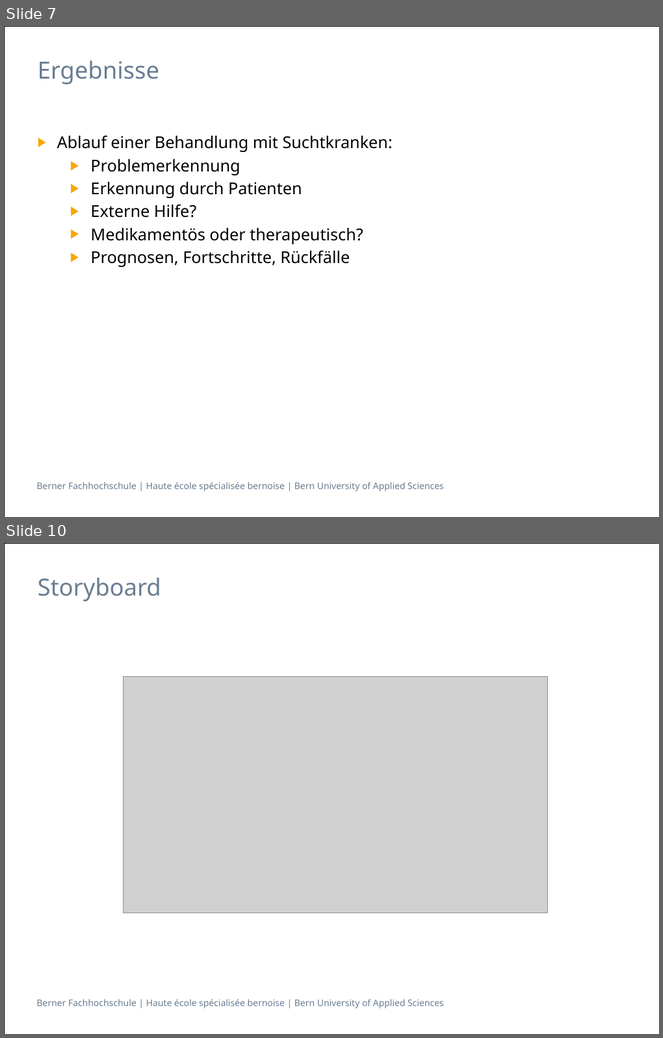
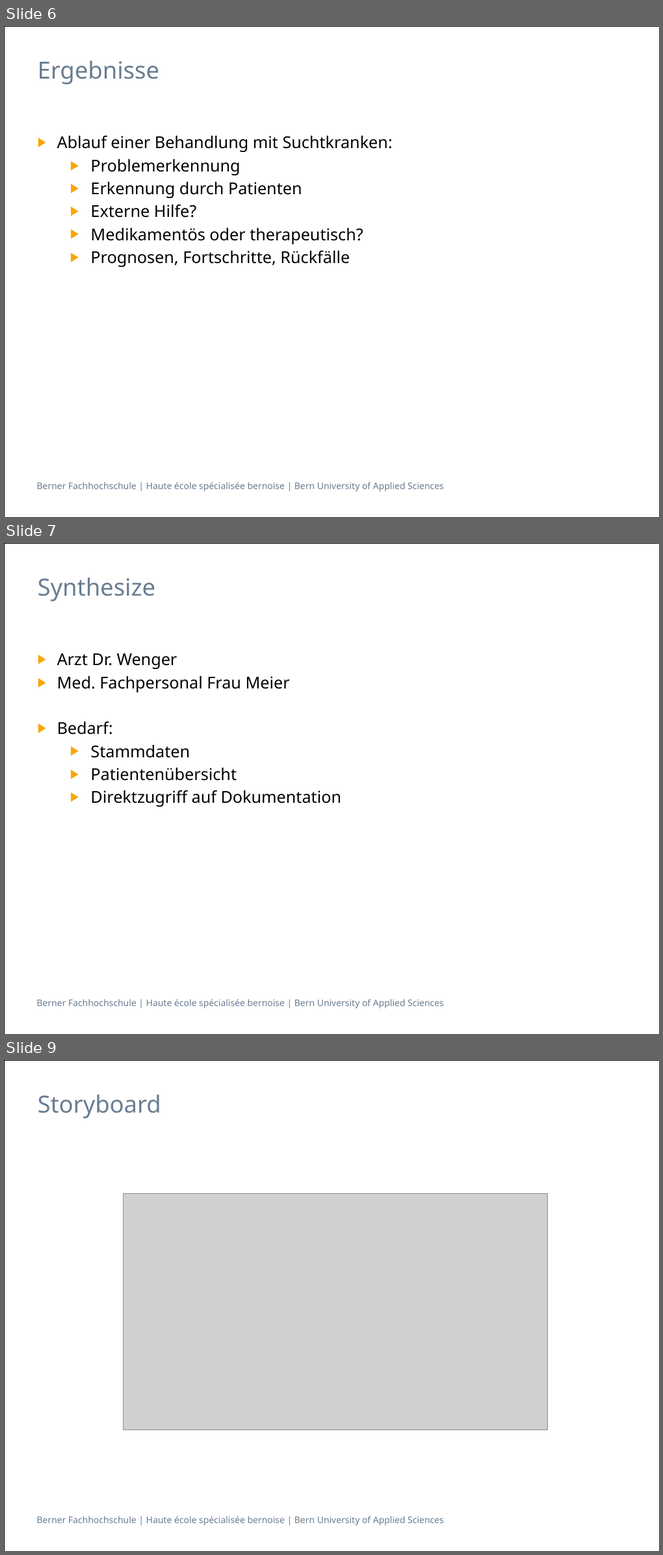
Before and after one commit to sevib1/ch.bfh.btx8081.w2016.blue, a slide deck: doc/CS1/Präsentation_CS1_Task_3_Blau.pptx. Shown one above the other, each under a label of ours: slides 7 and 10 before the commit, slides 6, 7 and 9 after it; the slides between them are not shown. The pictures are 663x1038 and 663x1555 pixels, drawn with LibreOffice and Linux fonts; fonts in the diff are those of the drawing; grey boxes stand for pictures. Boxes give left, top, right and bottom in pixels: in the first picture for what was removed or moved away, otherwise in the second. Text is boxed around its words. In the diff, an @@ line names an element or a change of style, - is before the commit and + after.

```diff
--- a/doc/CS1/Präsentation_CS1_Task_3_Blau.pptx
+++ b/doc/CS1/Präsentation_CS1_Task_3_Blau.pptx
@@ slide 7 added at (x1=4, y1=543, x2=659, y2=1034), background #FFFFFF; not listed: 2 template elements that a slide beside it also shows @@
@@ title added at (x1=38, y1=577, x2=156, y2=601), 26 pt, text #697D91 @@
+Synthesize
@@ text added at (x1=57, y1=653, x2=342, y2=807), 18 pt, text #000000 @@
+▶ Arzt Dr. Wenger
+▶ Med. Fachpersonal Frau Meier
+▶ Bedarf:
+  ▶ Stammdaten
+  ▶ Patientenübersicht
+  ▶ Direktzugriff auf Dokumentation
@@ what was slide 7 is now slide 6 @@
@@ what was slide 10 is now slide 9 @@
```
Also in this commit, not shown: 14 slides changed, 2 slides removed.
